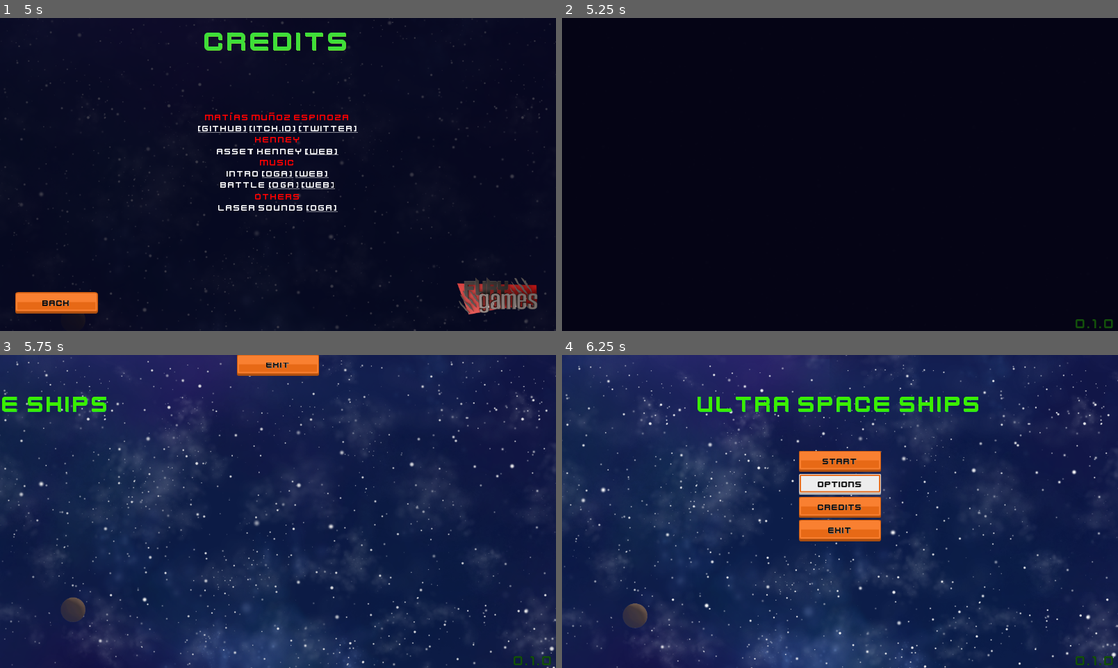
Above: before the commit, frames 1-4 (two rows, left to right).
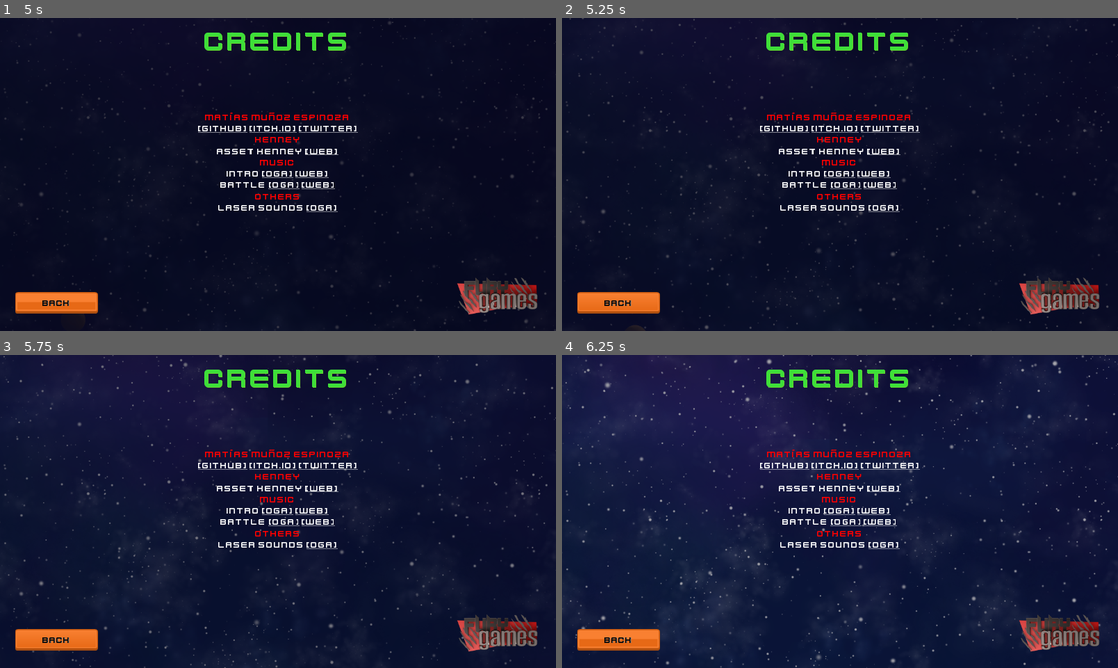
Above: after the commit, the same moments.

Repository: MatiasVME/old-spaceship-shooter-rpg-deluxe
Game: Godot game, scene res://Game/MainScreens/Splash.tscn
Two runs of this game, one before a commit and one after it. Both use one fixed random seed, a clock stepped at 60 frames per second and the inputs below.
Inputs (mouse positions are in pixels of both pictures, inside the frame that each line leads up to):
- Up to frame 1 (5 s): tap Enter (ui_accept) at 0.5, 0.77, 1.52, 3.02, 3.77 s; move the mouse to (400, 158) at 0.52 s; press the mouse at (400, 158) at 0.53 s; hold Right (ui_right) 0.53-1.28 s; move the mouse to (166, 190) at 1.27 s; release the mouse at (166, 190) at 1.28 s; hold Down (ui_down) 1.28-2.03 s; click (166, 190) at 1.35 s; move the mouse to (333, 105) at 2.02 s; press the mouse at (333, 105) at 2.03 s; hold Right (ui_right) 2.03-2.78 s; move the mouse to (250, 237) at 2.77 s; release the mouse at (250, 237) at 2.78 s; hold Up (ui_up) 2.78-3.53 s; click (250, 237) at 2.85 s; move the mouse to (444, 221) at 3.52 s; press the mouse at (444, 221) at 3.53 s; hold Left (ui_left) 3.53-4.25 s; release the mouse at (444, 221) at 4.25 s; click "Credits" at 4.25 s
- Up to frame 2 (5.25 s): click "Back" at 5 s
- Up to frame 3 (5.75 s): no input
- Up to frame 4 (6.25 s): move the mouse to (673, 464) at 5.77 s; hold Left (ui_left) from 5.78 s (still down); click (673, 464) at 5.85 s

Frame 1 is identical in both runs. In frame 2, 13% of the frame differs, in the area x 0-100%, y 0-100%; in frame 3, 57%; in frame 4, 38%.
Error in both runs: Invalid get index 'INTRO' (on base: 'Node (MusicManager.gd)'). (res://Game/MainScreens/Splash.gd:4)

Commit message:
Trabajando en los accounts

Diff:
--- a/Game/Autoload/Persistence.gd
+++ b/Game/Autoload/Persistence.gd
@@ -8,6 +8,8 @@
 const ACCOUNTS_NAME_PATH = "user://accounts.bin"
 var accounts = [] setget , get_accounts
 
+var account_is_loaded = false
+
 func _ready():
 	var accounts_file_data = File.new()
 
@@ -17,50 +19,89 @@
 		save_accounts()
 		load_accounts()
 
+	# Test
+#	test()
+
+func test():
+	load_accounts()
+	create_account("Test")
+	create_account("Hola")
+	save_accounts()
+
 func save_accounts():
+	account_is_loaded = false
+
 	var file = File.new()
-	var err = file.open_encrypted_with_pass(ACCOUNTS_NAME_PATH,
-			File.WRITE, temporal_password)
-	file.store_var(accounts)
+
+	if not Main.debug:
+		file.open_encrypted_with_pass(ACCOUNTS_NAME_PATH,
+				File.WRITE, temporal_password)
+		file.store_var(accounts)
+	else:
+		file.open(ACCOUNTS_NAME_PATH, File.WRITE)
+		file.store_var(to_json(accounts))
+
 	file.close()
 
 func load_accounts():
+	if not account_is_loaded:
+		account_is_loaded = true
+		print("account_is_loaded")
+	else:
+		print("return")
+		return
+
 	var file = File.new()
-	var err = file.open_encrypted_with_pass(ACCOUNTS_NAME_PATH,
-			File.READ, temporal_password)
 
-	accounts = file.get_var()
+	if not Main.debug:
+		file.open_encrypted_with_pass(ACCOUNTS_NAME_PATH,
+				File.READ, temporal_password)
+		accounts = file.get_var()
+	else:
+		file.open(ACCOUNTS_NAME_PATH, File.READ)
+		accounts = parse_json(file.get_var())
+
 	file.close()
 
-	print("accounts: ", accounts)
+	if Main.debug: print("accounts: ", accounts)
 
 	if accounts.size() >= 1:
 		for account in accounts:
 			print(account)
 
 func create_account(name):
-	accounts.append(name)
-	save_accounts()
-	create_new_data(name)
+	if create_new_data(name):
+		accounts.append(name)
+		return true
+
+	return false
 
 # Crea la nueva data y la guarda
 func create_new_data(account_name):
+	var file = File.new()
+	var path = "user://" + account_name + ".bin"
+
+	if file.file_exists(path):
+		if Main.debug: print("El archivo ", path, " ya existe")
+		return false
+
 	var data_account = create_data_account(account_name)
 
 	if account_name != "accounts":
-		var path = "user://" + account_name + ".bin"
-		var file = File.new()
 		var err = file.open_encrypted_with_pass(path,
 			File.WRITE, temporal_password)
 		file.store_var(data_account)
 		file.close()
+
+		return true
 	else:
 		if Main.debug: print("account_name no puede llamarse: ", account_name)
+		return false
 
 func create_data_account(owner):
 	var data_account = {
 		Owner = owner,
-		Players = []
+		Stats = null
 	}
 
 	return data_account
@@ -92,7 +133,7 @@
 	return accounts
 
 # Este método es para obtener la data de una cuenta en específico
-# para uso mas recurrente es mejor utilizar get_current_account_data.
+# para uso mas recurrente es mejor utilizar get_recurrent_account_data.
 # Pero si se desea saber la data de otras cuentas se puede utilizar
 # este método.
 func get_account_data(account_name):
@@ -106,3 +147,6 @@
 		file.close()
 
 		return account_data
+
+#func get_recurrent_account_data():
+#	return account_data
--- /dev/null
+++ b/Game/MainScreens/Accounts.tscn
@@ -0,0 +1,30 @@
+[gd_scene load_steps=4 format=2]
+
+[ext_resource path="res://Game/Backgrounds/Background.tscn" type="PackedScene" id=1]
+[ext_resource path="res://Game/MainScreens/Elements/Button.tscn" type="PackedScene" id=2]
+[ext_resource path="res://Game/MainScreens/Accounts/AccountPanel.tscn" type="PackedScene" id=3]
+
+[node name="Accounts" type="Node"]
+
+[node name="Background" parent="." index="0" instance=ExtResource( 1 )]
+
+[node name="Back" parent="." index="1" instance=ExtResource( 2 )]
+
+[node name="AccountPanel1" parent="." index="2" instance=ExtResource( 3 )]
+
+[node name="AccountPanel2" parent="." index="3" instance=ExtResource( 3 )]
+
+margin_left = 672.0
+margin_right = 1216.0
+
+[node name="AccountPanel3" parent="." index="4" instance=ExtResource( 3 )]
+
+margin_top = 352.0
+margin_bottom = 576.0
+
+[node name="AccountPanel4" parent="." index="5" instance=ExtResource( 3 )]
+
+margin_left = 672.0
+margin_top = 352.0
+margin_right = 1216.0
+margin_bottom = 576.0
--- /dev/null
+++ b/Game/MainScreens/Accounts/AccountPanel.gd
@@ -0,0 +1,10 @@
+extends NinePatchRect
+
+func _on_Label_gui_input(ev):
+	if ev.is_action_pressed("left_click"):
+		print("left_click")
+
+
+func _on_AccountPanel_gui_input(ev):
+	if ev.is_action_pressed("left_click"):
+		print("left_click")
--- /dev/null
+++ b/Game/MainScreens/Accounts/AccountPanel.tscn
@@ -0,0 +1,580 @@
+[gd_scene load_steps=17 format=2]
+
+[ext_resource path="res://Game/MainScreens/Accounts/grey_panel.png" type="Texture" id=1]
+[ext_resource path="res://Game/MainScreens/Accounts/AccountPanel.gd" type="Script" id=2]
+[ext_resource path="res://Game/Fonts/kenvector_future.ttf" type="DynamicFontData" id=3]
+[ext_resource path="res://Game/MainScreens/Elements/Button.tscn" type="PackedScene" id=4]
+[ext_resource path="res://Game/Actors/Player/Players/Player1.png" type="Texture" id=5]
+[ext_resource path="res://Game/MainScreens/Accounts/save.png" type="Texture" id=6]
+[ext_resource path="res://Game/MainScreens/Accounts/delete.png" type="Texture" id=7]
+
+[sub_resource type="DynamicFont" id=1]
+
+size = 28
+use_mipmaps = false
+use_filter = false
+font_data = ExtResource( 3 )
+_sections_unfolded = [ "Font", "Settings" ]
+
+[sub_resource type="DynamicFont" id=3]
+
+size = 28
+use_mipmaps = false
+use_filter = false
+font_data = ExtResource( 3 )
+_sections_unfolded = [ "Font", "Settings" ]
+
+[sub_resource type="DynamicFont" id=4]
+
+size = 28
+use_mipmaps = false
+use_filter = false
+font_data = ExtResource( 3 )
+_sections_unfolded = [ "Font", "Settings" ]
+
+[sub_resource type="DynamicFont" id=5]
+
+size = 28
+use_mipmaps = false
+use_filter = false
+font_data = ExtResource( 3 )
+_sections_unfolded = [ "Font", "Settings" ]
+
+[sub_resource type="Animation" id=6]
+
+resource_name = "idle"
+length = 4.0
+loop = true
+step = 0.1
+tracks/0/type = "value"
+tracks/0/path = NodePath("Player:rotation_degrees")
+tracks/0/interp = 1
+tracks/0/loop_wrap = true
+tracks/0/imported = false
+tracks/0/enabled = true
+tracks/0/keys = {
+"times": PoolRealArray( 0, 4 ),
+"transitions": PoolRealArray( 1, 1 ),
+"update": 0,
+"values": [ 0.0, 360.0 ]
+}
+
+[sub_resource type="DynamicFont" id=8]
+
+size = 18
+use_mipmaps = false
+use_filter = false
+font_data = ExtResource( 3 )
+_sections_unfolded = [ "Font", "Settings" ]
+
+[sub_resource type="Animation" id=2]
+
+resource_name = "hide_layer1"
+length = 0.4
+loop = false
+step = 0.1
+tracks/0/type = "value"
+tracks/0/path = NodePath("Layer1:scale")
+tracks/0/interp = 1
+tracks/0/loop_wrap = true
+tracks/0/imported = false
+tracks/0/enabled = true
+tracks/0/keys = {
+"times": PoolRealArray( 0, 0.4 ),
+"transitions": PoolRealArray( -4, 1 ),
+"update": 0,
+"values": [ Vector2( 1, 1 ), Vector2( 1e-05, 1e-05 ) ]
+}
+tracks/1/type = "value"
+tracks/1/path = NodePath("Layer1:visible")
+tracks/1/interp = 1
+tracks/1/loop_wrap = true
+tracks/1/imported = false
+tracks/1/enabled = true
+tracks/1/keys = {
+"times": PoolRealArray( 0, 0.3, 0.4 ),
+"transitions": PoolRealArray( -4, 1, 1 ),
+"update": 1,
+"values": [ true, true, false ]
+}
+tracks/2/type = "value"
+tracks/2/path = NodePath("Layer1:modulate")
+tracks/2/interp = 1
+tracks/2/loop_wrap = true
+tracks/2/imported = false
+tracks/2/enabled = true
+tracks/2/keys = {
+"times": PoolRealArray( 0, 0.4 ),
+"transitions": PoolRealArray( -4, 1 ),
+"update": 0,
+"values": [ Color( 1, 1, 1, 1 ), Color( 1, 1, 1, 0 ) ]
+}
+
+[sub_resource type="Animation" id=7]
+
+resource_name = "hide_layer2"
+length = 0.4
+loop = false
+step = 0.1
+tracks/0/type = "value"
+tracks/0/path = NodePath("Layer2:scale")
+tracks/0/interp = 1
+tracks/0/loop_wrap = true
+tracks/0/imported = false
+tracks/0/enabled = true
+tracks/0/keys = {
+"times": PoolRealArray( 0, 0.4 ),
+"transitions": PoolRealArray( -4, -4 ),
+"update": 0,
+"values": [ Vector2( 1, 1 ), Vector2( 1e-05, 1e-05 ) ]
+}
+tracks/1/type = "value"
+tracks/1/path = NodePath("Layer2:visible")
+tracks/1/interp = 1
+tracks/1/loop_wrap = true
+tracks/1/imported = false
+tracks/1/enabled = true
+tracks/1/keys = {
+"times": PoolRealArray( 0, 0.3, 0.4 ),
+"transitions": PoolRealArray( 1, 1, 1 ),
+"update": 1,
+"values": [ true, true, false ]
+}
+tracks/2/type = "value"
+tracks/2/path = NodePath("Layer2:modulate")
+tracks/2/interp = 1
+tracks/2/loop_wrap = true
+tracks/2/imported = false
+tracks/2/enabled = true
+tracks/2/keys = {
+"times": PoolRealArray( 0, 0.4 ),
+"transitions": PoolRealArray( -4, -4 ),
+"update": 0,
+"values": [ Color( 1, 1, 1, 1 ), Color( 1, 1, 1, 0 ) ]
+}
+
+[sub_resource type="Animation" id=9]
+
+resource_name = "hide_layer3"
+length = 0.4
+loop = false
+step = 0.1
+tracks/0/type = "value"
+tracks/0/path = NodePath("Layer3:scale")
+tracks/0/interp = 1
+tracks/0/loop_wrap = true
+tracks/0/imported = false
+tracks/0/enabled = true
+tracks/0/keys = {
+"times": PoolRealArray( 0, 0.4 ),
+"transitions": PoolRealArray( -4, -4 ),
+"update": 0,
+"values": [ Vector2( 1, 1 ), Vector2( 1e-05, 1e-05 ) ]
+}
+tracks/1/type = "value"
+tracks/1/path = NodePath("Layer3:visible")
+tracks/1/interp = 1
+tracks/1/loop_wrap = true
+tracks/1/imported = false
+tracks/1/enabled = true
+tracks/1/keys = {
+"times": PoolRealArray( 0, 0.3, 0.4 ),
+"transitions": PoolRealArray( 1, 1, 1 ),
+"update": 1,
+"values": [ true, true, false ]
+}
+tracks/2/type = "value"
+tracks/2/path = NodePath("Layer3:modulate")
+tracks/2/interp = 1
+tracks/2/loop_wrap = true
+tracks/2/imported = false
+tracks/2/enabled = true
+tracks/2/keys = {
+"times": PoolRealArray( 0, 0.4 ),
+"transitions": PoolRealArray( -4, -4 ),
+"update": 0,
+"values": [ Color( 1, 1, 1, 1 ), Color( 1, 1, 1, 0 ) ]
+}
+
+[node name="AccountPanel" type="NinePatchRect" index="0"]
+
+anchor_left = 0.0
+anchor_top = 0.0
+anchor_right = 0.0
+anchor_bottom = 0.0
+margin_left = 64.0
+margin_top = 64.0
+margin_right = 608.0
+margin_bottom = 288.0
+rect_pivot_offset = Vector2( 0, 0 )
+rect_clip_content = false
+mouse_filter = 2
+mouse_default_cursor_shape = 0
+size_flags_horizontal = 1
+size_flags_vertical = 1
+texture = ExtResource( 1 )
+patch_margin_left = 33
+patch_margin_top = 33
+patch_margin_right = 33
+patch_margin_bottom = 33
+script = ExtResource( 2 )
+_sections_unfolded = [ "Axis Stretch", "Patch Margin" ]
+
+[node name="Layer1" type="Node2D" parent="." index="0"]
+
+editor/display_folded = true
+visible = false
+modulate = Color( 1, 1, 1, 0 )
+scale = Vector2( 1e-05, 1e-05 )
+_sections_unfolded = [ "Transform", "Visibility" ]
+
+[node name="Text" type="Label" parent="Layer1" index="0"]
+
+anchor_left = 0.5
+anchor_top = 0.5
+anchor_right = 0.5
+anchor_bottom = 0.5
+margin_left = 48.0
+margin_top = 16.0
+margin_right = 439.0
+margin_bottom = 48.0
+rect_pivot_offset = Vector2( 0, 0 )
+rect_clip_content = false
+mouse_filter = 2
+mouse_default_cursor_shape = 0
+size_flags_horizontal = 1
+size_flags_vertical = 4
+custom_fonts/font = SubResource( 1 )
+custom_colors/font_color = Color( 0.769531, 0.769531, 0.769531, 1 )
+custom_colors/font_color_shadow = Color( 0, 0, 0, 1 )
+text = "Create New Account"
+align = 1
+valign = 1
+percent_visible = 1.0
+lines_skipped = 0
+max_lines_visible = -1
+_sections_unfolded = [ "custom_colors", "custom_fonts" ]
+
+[node name="Create" parent="Layer1" index="1" instance=ExtResource( 4 )]
+
+editor/display_folded = true
+margin_left = 176.0
+margin_top = 48.0
+margin_right = 366.0
+margin_bottom = 97.0
+
+[node name="Label" parent="Layer1/Create" index="0"]
+
+text = "Create"
+
+[node name="Layer2" type="Node2D" parent="." index="1"]
+
+editor/display_folded = true
+visible = false
+modulate = Color( 1, 1, 1, 0 )
+scale = Vector2( 1e-05, 1e-05 )
+_sections_unfolded = [ "Transform", "Visibility" ]
+
+[node name="Title" type="Label" parent="Layer2" index="0"]
+
+anchor_left = 0.5
+anchor_top = 0.5
+anchor_right = 0.5
+anchor_bottom = 0.5
+margin_left = -32.0
+margin_top = -16.0
+margin_right = 512.0
+margin_bottom = 16.0
+rect_pivot_offset = Vector2( 0, 0 )
+rect_clip_content = false
+mouse_filter = 2
+mouse_default_cursor_shape = 0
+size_flags_horizontal = 1
+size_flags_vertical = 4
+custom_fonts/font = SubResource( 3 )
+custom_colors/font_color = Color( 0.409515, 0.832031, 0.465631, 1 )
+custom_colors/font_color_shadow = Color( 0, 0, 0, 1 )
+text = "Create New Account"
+align = 1
+valign = 1
+percent_visible = 1.0
+lines_skipped = 0
+max_lines_visible = -1
+_sections_unfolded = [ "custom_colors", "custom_fonts" ]
+
+[node name="Name" type="Label" parent="Layer2" index="1"]
+
+anchor_left = 0.5
+anchor_top = 0.5
+anchor_right = 0.5
+anchor_bottom = 0.5
+margin_left = 177.0
+margin_top = 32.0
+margin_right = 481.0
+margin_bottom = 80.0
+rect_pivot_offset = Vector2( 0, 0 )
+rect_clip_content = false
+mouse_filter = 2
+mouse_default_cursor_shape = 0
+size_flags_horizontal = 1
+size_flags_vertical = 4
+custom_fonts/font = SubResource( 4 )
+custom_colors/font_color = Color( 0.769531, 0.769531, 0.769531, 1 )
+custom_colors/font_color_shadow = Color( 0, 0, 0, 1 )
+text = "Name"
+align = 1
+valign = 1
+percent_visible = 1.0
+lines_skipped = 0
+max_lines_visible = -1
+_sections_unfolded = [ "custom_colors", "custom_fonts" ]
+
+[node name="Player" type="Sprite" parent="Layer2" index="2"]
+
+position = Vector2( 96, 128 )
+texture = ExtResource( 5 )
+_sections_unfolded = [ "Transform" ]
+
+[node name="LineEdit" type="LineEdit" parent="Layer2" index="3"]
+
+anchor_left = 0.0
+anchor_top = 0.0
+anchor_right = 0.0
+anchor_bottom = 0.0
+margin_left = 209.0
+margin_top = 112.0
+margin_right = 513.0
+margin_bottom = 154.0
+rect_pivot_offset = Vector2( 0, 0 )
+rect_clip_content = false
+focus_mode = 2
+mouse_filter = 0
+mouse_default_cursor_shape = 1
+size_flags_horizontal = 1
+size_flags_vertical = 1
+custom_fonts/font = SubResource( 5 )
+align = 1
+max_length = 20
+focus_mode = 2
+context_menu_enabled = true
+placeholder_alpha = 0.6
+caret_blink = false
+caret_blink_speed = 0.65
+caret_position = 0
+_sections_unfolded = [ "custom_fonts" ]
+
+[node name="OK" type="TextureButton" parent="Layer2" index="4"]
+
+anchor_left = 0.0
+anchor_top = 0.0
+anchor_right = 0.0
+anchor_bottom = 0.0
+margin_left = 304.0
+margin_top = 176.0
+margin_right = 342.0
+margin_bottom = 212.0
+rect_pivot_offset = Vector2( 0, 0 )
+rect_clip_content = false
+focus_mode = 2
+mouse_filter = 0
+mouse_default_cursor_shape = 0
+size_flags_horizontal = 1
+size_flags_vertical = 1
+toggle_mode = false
+enabled_focus_mode = 2
+shortcut = null
+group = null
+texture_normal = ExtResource( 6 )
+_sections_unfolded = [ "Textures" ]
+
+[node name="Cancel" type="TextureButton" parent="Layer2" index="5"]
+
+anchor_left = 0.0
+anchor_top = 0.0
+anchor_right = 0.0
+anchor_bottom = 0.0
+margin_left = 368.0
+margin_top = 176.0
+margin_right = 406.0
+margin_bottom = 212.0
+rect_pivot_offset = Vector2( 0, 0 )
+rect_clip_content = false
+focus_mode = 2
+mouse_filter = 0
+mouse_default_cursor_shape = 0
+size_flags_horizontal = 1
+size_flags_vertical = 1
+toggle_mode = false
+enabled_focus_mode = 2
+shortcut = null
+group = null
+texture_normal = ExtResource( 7 )
+_sections_unfolded = [ "Textures" ]
+
+[node name="AnimLayer2" type="AnimationPlayer" parent="Layer2" index="6"]
+
+root_node = NodePath("..")
+autoplay = "idle"
+playback_process_mode = 1
+playback_default_blend_time = 0.0
+playback_speed = 1.0
+anims/idle = SubResource( 6 )
+blend_times = [  ]
+
+[node name="Layer3" type="Node2D" parent="." index="2"]
+
+editor/display_folded = true
+visible = false
+modulate = Color( 1, 1, 1, 0 )
+scale = Vector2( 1e-05, 1e-05 )
+_sections_unfolded = [ "Transform", "Visibility" ]
+
+[node name="Title" type="Label" parent="Layer3" index="0"]
+
+anchor_left = 0.5
+anchor_top = 0.5
+anchor_right = 0.5
+anchor_bottom = 0.5
+margin_left = -32.0
+margin_top = -16.0
+margin_right = 512.0
+margin_bottom = 16.0
+rect_pivot_offset = Vector2( 0, 0 )
+rect_clip_content = false
+mouse_filter = 2
+mouse_default_cursor_shape = 0
+size_flags_horizontal = 1
+size_flags_vertical = 4
+custom_fonts/font = SubResource( 3 )
+custom_colors/font_color = Color( 0.409515, 0.832031, 0.465631, 1 )
+custom_colors/font_color_shadow = Color( 0, 0, 0, 1 )
+text = "Select Account"
+align = 1
+valign = 1
+percent_visible = 1.0
+lines_skipped = 0
+max_lines_visible = -1
+_sections_unfolded = [ "custom_colors", "custom_fonts" ]
+
+[node name="Name" type="Label" parent="Layer3" index="1"]
+
+anchor_left = 0.5
+anchor_top = 0.5
+anchor_right = 0.5
+anchor_bottom = 0.5
+margin_left = 177.0
+margin_top = 53.0
+margin_right = 481.0
+margin_bottom = 101.0
+rect_pivot_offset = Vector2( 0, 0 )
+rect_clip_content = false
+mouse_filter = 2
+mouse_default_cursor_shape = 0
+size_flags_horizontal = 1
+size_flags_vertical = 4
+custom_fonts/font = SubResource( 4 )
+custom_colors/font_color = Color( 0.769531, 0.769531, 0.769531, 1 )
+custom_colors/font_color_shadow = Color( 0, 0, 0, 1 )
+text = "Name"
+align = 1
+valign = 1
+percent_visible = 1.0
+lines_skipped = 0
+max_lines_visible = -1
+_sections_unfolded = [ "custom_colors", "custom_fonts" ]
+
+[node name="Player" type="Sprite" parent="Layer3" index="2"]
+
+position = Vector2( 97, 101 )
+texture = ExtResource( 5 )
+_sections_unfolded = [ "Transform" ]
+
+[node name="Level" type="Label" parent="Layer3" index="3"]
+
+anchor_left = 0.5
+anchor_top = 0.5
+anchor_right = 0.5
+anchor_bottom = 0.5
+margin_left = -32.0
+margin_top = 112.0
+margin_right = 160.0
+margin_bottom = 160.0
+rect_pivot_offset = Vector2( 0, 0 )
+rect_clip_content = false
+mouse_filter = 2
+mouse_default_cursor_shape = 0
+size_flags_horizontal = 1
+size_flags_vertical = 4
+custom_fonts/font = SubResource( 8 )
+custom_colors/font_color = Color( 0.769531, 0.769531, 0.769531, 1 )
+custom_colors/font_color_shadow = Color( 0, 0, 0, 1 )
+text = "Level 1"
+align = 1
+valign = 1
+percent_visible = 1.0
+lines_skipped = 0
+max_lines_visible = -1
+_sections_unfolded = [ "Focus", "Hint", "Mouse", "Rect", "custom_colors", "custom_fonts" ]
+
+[node name="OK" type="TextureButton" parent="Layer3" index="4"]
+
+anchor_left = 0.0
+anchor_top = 0.0
+anchor_right = 0.0
+anchor_bottom = 0.0
+margin_left = 256.0
+margin_top = 176.0
+margin_right = 294.0
+margin_bottom = 212.0
+rect_pivot_offset = Vector2( 0, 0 )
+rect_clip_content = false
+focus_mode = 2
+mouse_filter = 0
+mouse_default_cursor_shape = 0
+size_flags_horizontal = 1
+size_flags_vertical = 1
+toggle_mode = false
+enabled_focus_mode = 2
+shortcut = null
+group = null
+texture_normal = ExtResource( 6 )
+_sections_unfolded = [ "Textures" ]
+
+[node name="Delete" type="TextureButton" parent="Layer3" index="5"]
+
+anchor_left = 0.0
+anchor_top = 0.0
+anchor_right = 0.0
+anchor_bottom = 0.0
+margin_left = 528.0
+margin_top = -16.0
+margin_right = 566.0
+margin_bottom = 20.0
+rect_pivot_offset = Vector2( 0, 0 )
+rect_clip_content = false
+focus_mode = 2
+mouse_filter = 0
+mouse_default_cursor_shape = 0
+size_flags_horizontal = 1
+size_flags_vertical = 1
+toggle_mode = false
+enabled_focus_mode = 2
+shortcut = null
+group = null
+texture_normal = ExtResource( 7 )
+_sections_unfolded = [ "Textures" ]
+
+[node name="Anim" type="AnimationPlayer" parent="." index="3"]
+
+root_node = NodePath("..")
+autoplay = ""
+playback_process_mode = 1
+playback_default_blend_time = 0.0
+playback_speed = 1.0
+anims/hide_layer1 = SubResource( 2 )
+anims/hide_layer2 = SubResource( 7 )
+anims/hide_layer3 = SubResource( 9 )
+blend_times = [  ]
+
+
+[editable path="Layer1/Create"]
--- a/Game/MainScreens/Credits.tscn
+++ b/Game/MainScreens/Credits.tscn
@@ -1,14 +1,11 @@
-[gd_scene load_steps=14 format=2]
+[gd_scene load_steps=10 format=2]
 
 [ext_resource path="res://Game/MainScreens/Credits.gd" type="Script" id=1]
 [ext_resource path="res://Game/Backgrounds/Background.tscn" type="PackedScene" id=2]
 [ext_resource path="res://Game/Fonts/kenvector_future.ttf" type="DynamicFontData" id=3]
 [ext_resource path="res://Game/MainScreens/Credits/FuryGames-Logo-Mini.png" type="Texture" id=4]
 [ext_resource path="res://Game/MainScreens/Credits/Texto.tscn" type="PackedScene" id=5]
-[ext_resource path="res://Game/Buttons/button_normal.png" type="Texture" id=6]
-[ext_resource path="res://Game/Buttons/button_pressed.png" type="Texture" id=7]
-[ext_resource path="res://Game/Buttons/button_hover.png" type="Texture" id=8]
-[ext_resource path="res://Game/Buttons/button_disabled.png" type="Texture" id=9]
+[ext_resource path="res://Game/MainScreens/Elements/Button.tscn" type="PackedScene" id=6]
 
 [sub_resource type="Animation" id=1]
 
@@ -56,15 +53,7 @@
 "values": [ Vector2( 1, 1 ), Vector2( 1.3, 1.3 ), Vector2( 1, 1 ) ]
 }
 
-[sub_resource type="DynamicFont" id=4]
-
-size = 20
-use_mipmaps = false
-use_filter = false
-font_data = ExtResource( 3 )
-_sections_unfolded = [ "Font", "Settings" ]
-
-[node name="Credits" type="Node" index="0"]
+[node name="Credits" type="Node"]
 
 script = ExtResource( 1 )
 
@@ -141,57 +130,4 @@
 anims/other = SubResource( 3 )
 blend_times = [  ]
 
-[node name="Back" type="TextureButton" parent="." index="7"]
-
-anchor_left = 0.0
-anchor_top = 1.0
-anchor_right = 0.0
-anchor_bottom = 1.0
-margin_left = 35.0
-margin_top = -89.0
-margin_right = 225.0
-margin_bottom = -40.0
-rect_pivot_offset = Vector2( 0, 0 )
-rect_clip_content = false
-focus_mode = 2
-mouse_filter = 0
-mouse_default_cursor_shape = 0
-size_flags_horizontal = 1
-size_flags_vertical = 1
-toggle_mode = false
-enabled_focus_mode = 2
-shortcut = null
-group = null
-texture_normal = ExtResource( 6 )
-texture_pressed = ExtResource( 7 )
-texture_hover = ExtResource( 8 )
-texture_disabled = ExtResource( 9 )
-_sections_unfolded = [ "Textures" ]
-__meta__ = {
-"_edit_group_": true
-}
-
-[node name="Label" type="Label" parent="Back" index="0"]
-
-anchor_left = 0.0
-anchor_top = 0.0
-anchor_right = 1.0
-anchor_bottom = 1.0
-rect_pivot_offset = Vector2( 0, 0 )
-rect_clip_content = false
-mouse_filter = 2
-mouse_default_cursor_shape = 0
-size_flags_horizontal = 1
-size_flags_vertical = 4
-custom_fonts/font = SubResource( 4 )
-custom_colors/font_color = Color( 0, 0, 0, 1 )
-custom_colors/font_color_shadow = Color( 0.5, 0.5, 0.5, 1 )
-text = "Back"
-align = 1
-valign = 1
-percent_visible = 1.0
-lines_skipped = 0
-max_lines_visible = -1
-_sections_unfolded = [ "custom_colors", "custom_fonts" ]
-
-[connection signal="pressed" from="Back" to="." method="_on_Back_pressed"]
+[node name="Back" parent="." index="7" instance=ExtResource( 6 )]
--- /dev/null
+++ b/Game/MainScreens/Elements/Button.tscn
@@ -0,0 +1,68 @@
+[gd_scene load_steps=7 format=2]
+
+[ext_resource path="res://Game/Buttons/button_normal.png" type="Texture" id=1]
+[ext_resource path="res://Game/Buttons/button_pressed.png" type="Texture" id=2]
+[ext_resource path="res://Game/Buttons/button_hover.png" type="Texture" id=3]
+[ext_resource path="res://Game/Buttons/button_disabled.png" type="Texture" id=4]
+[ext_resource path="res://Game/Fonts/kenvector_future.ttf" type="DynamicFontData" id=5]
+
+[sub_resource type="DynamicFont" id=1]
+
+size = 20
+use_mipmaps = false
+use_filter = false
+font_data = ExtResource( 5 )
+_sections_unfolded = [ "Font", "Settings" ]
+
+[node name="Back" type="TextureButton"]
+
+anchor_left = 0.0
+anchor_top = 1.0
+anchor_right = 0.0
+anchor_bottom = 1.0
+margin_left = 35.0
+margin_top = -89.0
+margin_right = 225.0
+margin_bottom = -40.0
+rect_pivot_offset = Vector2( 0, 0 )
+rect_clip_content = false
+focus_mode = 2
+mouse_filter = 0
+mouse_default_cursor_shape = 0
+size_flags_horizontal = 1
+size_flags_vertical = 1
+toggle_mode = false
+enabled_focus_mode = 2
+shortcut = null
+group = null
+texture_normal = ExtResource( 1 )
+texture_pressed = ExtResource( 2 )
+texture_hover = ExtResource( 3 )
+texture_disabled = ExtResource( 4 )
+_sections_unfolded = [ "Textures" ]
+__meta__ = {
+"_edit_group_": true
+}
+
+[node name="Label" type="Label" parent="." index="0"]
+
+anchor_left = 0.0
+anchor_top = 0.0
+anchor_right = 1.0
+anchor_bottom = 1.0
+rect_pivot_offset = Vector2( 0, 0 )
+rect_clip_content = false
+mouse_filter = 2
+mouse_default_cursor_shape = 0
+size_flags_horizontal = 1
+size_flags_vertical = 4
+custom_fonts/font = SubResource( 1 )
+custom_colors/font_color = Color( 0, 0, 0, 1 )
+custom_colors/font_color_shadow = Color( 0.5, 0.5, 0.5, 1 )
+text = "Back"
+align = 1
+valign = 1
+percent_visible = 1.0
+lines_skipped = 0
+max_lines_visible = -1
+_sections_unfolded = [ "custom_colors", "custom_fonts" ]
--- a/Game/MainScreens/Splash.tscn
+++ b/Game/MainScreens/Splash.tscn
@@ -46,7 +46,7 @@
 "values": [ Color( 0.054902, 0.0470588, 0.196078, 0 ), Color( 0.054902, 0.0470588, 0.196078, 0 ), Color( 0.0196078, 0.0156863, 0.0823529, 1 ) ]
 }
 
-[node name="Splash" type="Node" index="0"]
+[node name="Splash" type="Node"]
 
 script = ExtResource( 1 )
 
--- a/project.godot
+++ b/project.godot
@@ -39,6 +39,11 @@
 "loop_offset": 0
 }
 
+[input]
+
+left_click=[ Object(InputEventMouseButton,"resource_local_to_scene":false,"resource_name":"","device":0,"alt":false,"shift":false,"control":false,"meta":false,"command":false,"button_mask":0,"position":Vector2( 0, 0 ),"global_position":Vector2( 0, 0 ),"factor":1.0,"button_index":1,"pressed":false,"doubleclick":false,"script":null)
+ ]
+
 [physics]
 
 2d/default_gravity=0
Binary file added: Game/MainScreens/Accounts/delete.png
Not shown, added: Game/MainScreens/Accounts/delete.png.import
Binary file added: Game/MainScreens/Accounts/grey_panel.png
Not shown, added: Game/MainScreens/Accounts/grey_panel.png.import
Binary file added: Game/MainScreens/Accounts/save.png
Not shown, added: Game/MainScreens/Accounts/save.png.import
